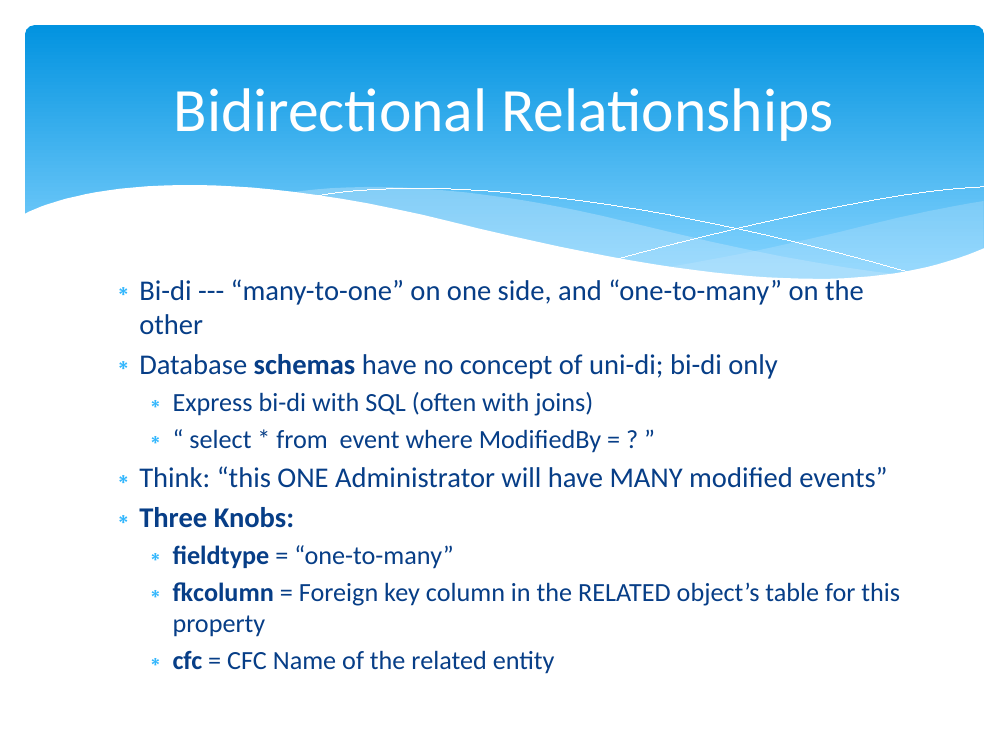
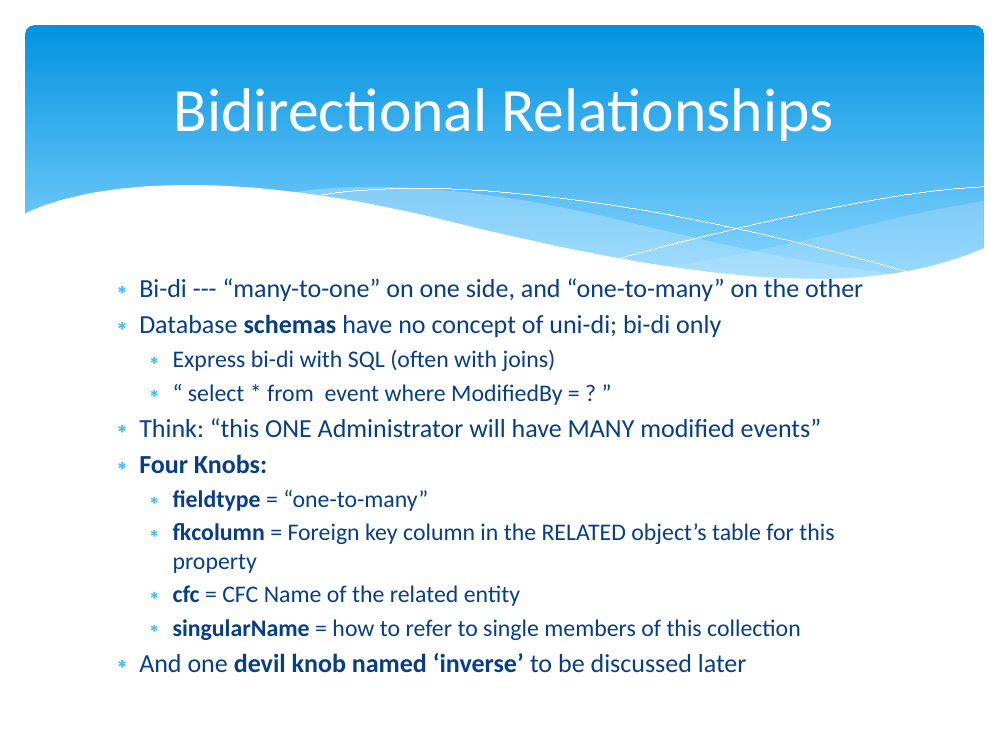
Before and after one commit to marcesher/mxunit-cfmeetups, a slide deck: slide 35 of CFObjective_ORMZen/preso/orm_zen.ppt.pptx. Drawn at 1008x756 pixels with LibreOffice and Linux fonts; fonts in the diff are those of the drawing. Boxes give left, top, right and bottom in pixels: in the first picture for what was removed or moved away, otherwise in the second. Text is boxed around its words. In the diff, an @@ line names an element or a change of style, - is before the commit and + after.

```diff
--- a/CFObjective_ORMZen/preso/orm_zen.ppt.pptx
+++ b/CFObjective_ORMZen/preso/orm_zen.ppt.pptx
@@ text at [139,276,863,606]: size 20.4 to 18.6 pt in "Bi-di --- “many-to-one” on one side, and ...", "Database schemas have no concept of uni-di; ...", "Think: “this ONE Administrator will have MANY ..."; size 18.7 to 17.1 pt in "Express bi-di with SQL (often with joins)", "“ select * from event where ModifiedBy ...", "fieldtype = “one-to-many”", "fkcolumn = Foreign key column in the ..." and 1 more places @@
@@ text at [139,454,267,474]: text changed; size 20.4 to 18.6 pt @@
-∗ Three Knobs:
+∗ Four Knobs:
@@ text at [139,619,801,673]: paragraphs added @@
+  ∗ singularName = how to refer to single members of this collection
+∗ And one devil knob named ‘inverse’ to be discussed later
```
Also in this commit, not shown: 6 other slides changed.
